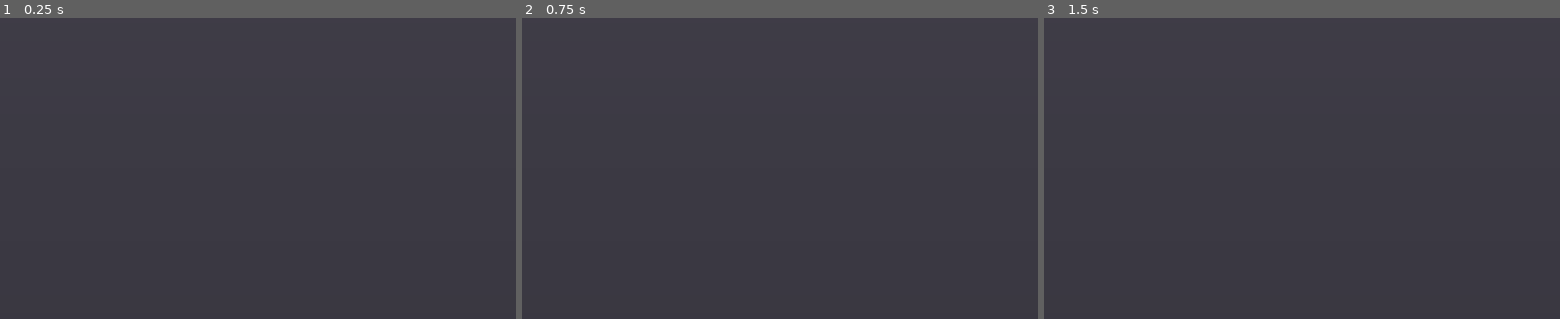
Above: before the commit, frames 1-3 (left to right).
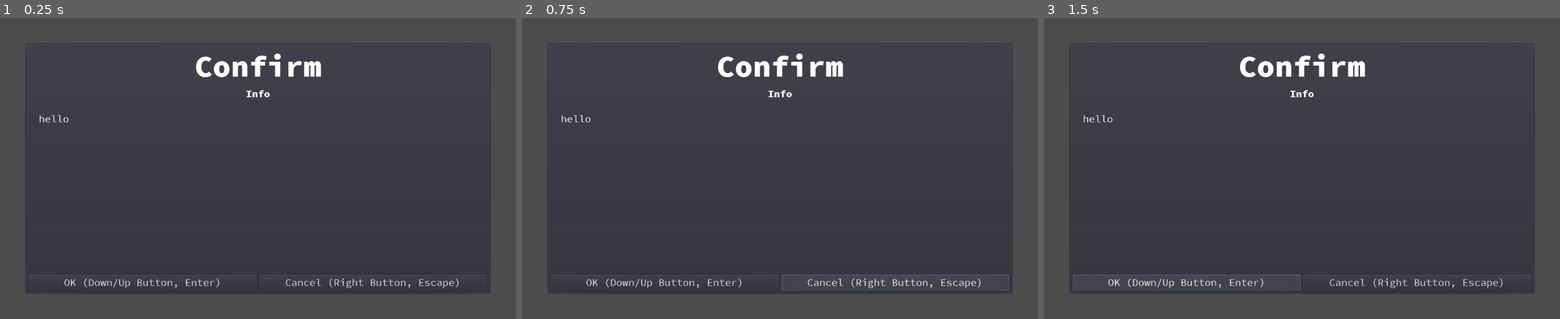
Above: after the commit, the same moments.

Repository: jackokring/godot-game
Game: Godot game, scene res://Main.tscn
Two runs of this game, one before a commit and one after it. Both use one fixed random seed, a clock stepped at 60 frames per second and the inputs below.
Inputs (mouse positions are in pixels of both pictures, inside the frame that each line leads up to):
- Up to frame 1 (0.25 s): no input
- Up to frame 2 (0.75 s): click (893, 282) at 0.5 s, where only the run after the commit has a clickable "Cancel (Right Button, Escape)"
- Up to frame 3 (1.5 s): click (1188, 282) at 1.25 s, where only the run after the commit has a clickable "OK (Down/Up Button, Enter)"

The runs differ from the first frame. In frame 1, 1.5% of the frame differs, in the area x 7-89%, y 11-90%; in frame 2, 1.7%, in the area x 7-95%, y 11-91%; in frame 3, 1.7%.

Commit message:
nice margin and font resources

Diff:
--- /dev/null
+++ b/Dialog.tscn
@@ -0,0 +1,86 @@
+[gd_scene load_steps=3 format=2]
+
+[ext_resource path="res://fonts/source-code-pro/SourceCodeProBig.tres" type="DynamicFont" id=1]
+[ext_resource path="res://fonts/source-code-pro/SourceCodeProBlack.tres" type="DynamicFont" id=2]
+
+[node name="Dialog" type="PanelContainer"]
+margin_right = 1024.0
+margin_bottom = 600.0
+grow_horizontal = 2
+grow_vertical = 2
+__meta__ = {
+"_edit_use_anchors_": false
+}
+
+[node name="Details" type="VBoxContainer" parent="."]
+margin_left = 7.0
+margin_top = 7.0
+margin_right = 1017.0
+margin_bottom = 593.0
+grow_horizontal = 2
+grow_vertical = 2
+
+[node name="Title" type="Label" parent="Details"]
+margin_right = 1010.0
+margin_bottom = 77.0
+custom_fonts/font = ExtResource( 1 )
+text = "Confirm"
+align = 1
+
+[node name="Info" type="Label" parent="Details"]
+margin_top = 81.0
+margin_right = 1010.0
+margin_bottom = 107.0
+custom_fonts/font = ExtResource( 2 )
+text = "Info"
+align = 1
+
+[node name="MarginContainer" type="MarginContainer" parent="Details"]
+margin_top = 111.0
+margin_right = 1010.0
+margin_bottom = 562.0
+size_flags_horizontal = 3
+size_flags_vertical = 3
+custom_constants/margin_right = 20
+custom_constants/margin_top = 20
+custom_constants/margin_left = 20
+custom_constants/margin_bottom = 20
+__meta__ = {
+"_edit_use_anchors_": false
+}
+
+[node name="Text" type="Label" parent="Details/MarginContainer"]
+margin_left = 20.0
+margin_top = 20.0
+margin_right = 990.0
+margin_bottom = 431.0
+size_flags_horizontal = 3
+size_flags_vertical = 3
+text = "hello
+
+
+
+
+
+
+"
+
+[node name="ControlButtons" type="HBoxContainer" parent="Details"]
+margin_top = 566.0
+margin_right = 1010.0
+margin_bottom = 586.0
+grow_vertical = 2
+alignment = 1
+
+[node name="Ok" type="Button" parent="Details/ControlButtons"]
+margin_right = 503.0
+margin_bottom = 20.0
+size_flags_horizontal = 3
+text = "OK"
+
+[node name="Cancel" type="Button" parent="Details/ControlButtons"]
+margin_left = 507.0
+margin_right = 1010.0
+margin_bottom = 20.0
+size_flags_horizontal = 3
+text = "CANCEL"
--- a/Main.tscn
+++ b/Main.tscn
@@ -1,7 +1,9 @@
-[gd_scene load_steps=3 format=2]
+[gd_scene load_steps=5 format=2]
 
 [ext_resource path="res://main.gd" type="Script" id=1]
 [ext_resource path="res://audio/explode.wav" type="AudioStream" id=2]
+[ext_resource path="res://Dialog.tscn" type="PackedScene" id=3]
+[ext_resource path="res://fonts/source-code-pro/theme.tres" type="Theme" id=4]
 
 [node name="Main" type="Node2D"]
 script = ExtResource( 1 )
@@ -13,80 +15,23 @@
 [node name="GUI" type="CanvasLayer" parent="."]
 layer = 2
 
-[node name="MarginContainer" type="Control" parent="GUI"]
+[node name="MarginContainer" type="MarginContainer" parent="GUI"]
 margin_right = 1024.0
 margin_bottom = 600.0
+theme = ExtResource( 4 )
+custom_constants/margin_right = 50
+custom_constants/margin_top = 50
+custom_constants/margin_left = 50
+custom_constants/margin_bottom = 50
 __meta__ = {
 "_edit_use_anchors_": false
 }
 
-[node name="DialogOk" type="PanelContainer" parent="GUI/MarginContainer"]
-anchor_right = 1.0
-anchor_bottom = 1.0
+[node name="Dialog" parent="GUI/MarginContainer" instance=ExtResource( 3 )]
 margin_left = 50.0
 margin_top = 50.0
-margin_right = -50.0
-margin_bottom = -50.0
-grow_horizontal = 2
-grow_vertical = 2
-__meta__ = {
-"_edit_use_anchors_": false
-}
-
-[node name="Details" type="VBoxContainer" parent="GUI/MarginContainer/DialogOk"]
-margin_left = 7.0
-margin_top = 7.0
-margin_right = 917.0
-margin_bottom = 493.0
-grow_horizontal = 2
-grow_vertical = 2
-
-[node name="Title" type="Label" parent="GUI/MarginContainer/DialogOk/Details"]
-margin_right = 910.0
-margin_bottom = 14.0
-text = "Confirm"
-align = 1
-
-[node name="Info" type="Label" parent="GUI/MarginContainer/DialogOk/Details"]
-margin_top = 18.0
-margin_right = 910.0
-margin_bottom = 32.0
-align = 1
-
-[node name="Text" type="Label" parent="GUI/MarginContainer/DialogOk/Details"]
-margin_top = 36.0
-margin_right = 910.0
-margin_bottom = 462.0
-grow_vertical = 2
-size_flags_vertical = 3
-text = "hello
-
-
-
-
-
-
-"
-
-[node name="ControlButtons" type="HBoxContainer" parent="GUI/MarginContainer/DialogOk/Details"]
-margin_top = 466.0
-margin_right = 910.0
-margin_bottom = 486.0
-grow_vertical = 2
-alignment = 1
-
-[node name="Ok" type="Button" parent="GUI/MarginContainer/DialogOk/Details/ControlButtons"]
-margin_right = 453.0
-margin_bottom = 20.0
-size_flags_horizontal = 3
-text = "OK"
-
-[node name="Cancel" type="Button" parent="GUI/MarginContainer/DialogOk/Details/ControlButtons"]
-margin_left = 457.0
-margin_right = 910.0
-margin_bottom = 20.0
-size_flags_horizontal = 3
-text = "CANCEL"
+margin_right = 974.0
+margin_bottom = 550.0
 
 [node name="AudioStreamPlayer2D" type="AudioStreamPlayer2D" parent="."]
 visible = false
--- a/fonts/source-code-pro/SourceCodePro.tres
+++ b/fonts/source-code-pro/SourceCodePro.tres
@@ -3,5 +3,5 @@
 [ext_resource path="res://fonts/source-code-pro/source-code-pro-2.010R-ro-1.030R-it/TTF/SourceCodePro-Regular.ttf" type="DynamicFontData" id=1]
 
 [resource]
-size = 80
+size = 20
 font_data = ExtResource( 1 )
--- /dev/null
+++ b/fonts/source-code-pro/SourceCodeProBig.tres
@@ -0,0 +1,7 @@
+[gd_resource type="DynamicFont" load_steps=2 format=2]
+
+[ext_resource path="res://fonts/source-code-pro/source-code-pro-2.010R-ro-1.030R-it/TTF/SourceCodePro-Black.ttf" type="DynamicFontData" id=1]
+
+[resource]
+size = 60
+font_data = ExtResource( 1 )
--- /dev/null
+++ b/fonts/source-code-pro/SourceCodeProBlack.tres
@@ -0,0 +1,7 @@
+[gd_resource type="DynamicFont" load_steps=2 format=2]
+
+[ext_resource path="res://fonts/source-code-pro/source-code-pro-2.010R-ro-1.030R-it/TTF/SourceCodePro-Black.ttf" type="DynamicFontData" id=1]
+
+[resource]
+size = 20
+font_data = ExtResource( 1 )
--- a/project.godot
+++ b/project.godot
@@ -31,10 +31,6 @@
 [global]
 
 window=false
-
-[gui]
-
-theme/custom="res://game_theme.tres"
 
 [input]
 
Renamed: game_theme.tres -> fonts/source-code-pro/theme.tres
Not shown, changed: README.md
